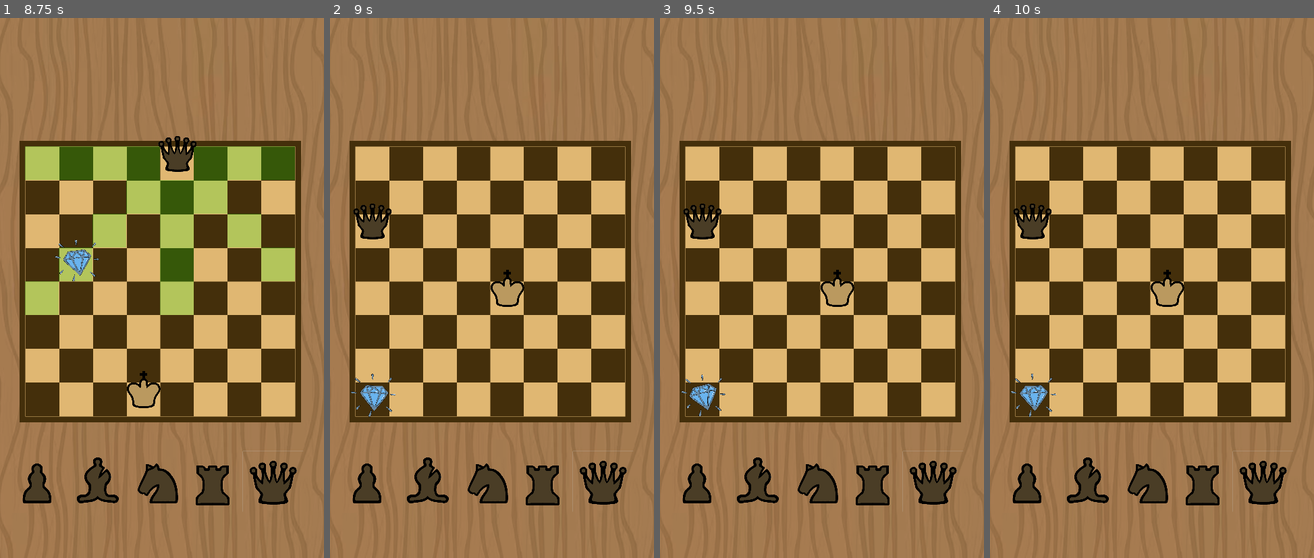
Above: before the commit, frames 1-4 (left to right).
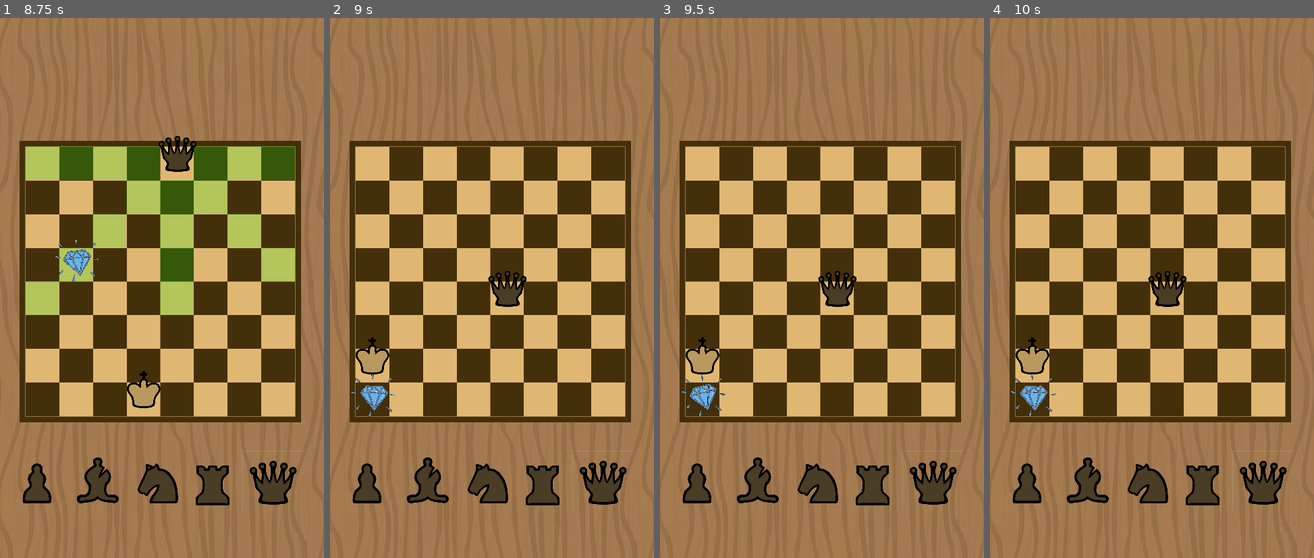
Above: after the commit, the same moments.

Repository: mljkvc/Blokejd-GameJam
Game: Godot game, scene res://scenes/Main.tscn
The game is run twice, just before and just after one commit, with the same random seed, the same clock (stepped at 60 frames per second) and the same inputs.
Inputs (mouse positions are in pixels of both pictures, inside the frame that each line leads up to):
- Up to frame 1 (8.75 s): click "Create Lobby" at 0.5 s; click "Join Lobby" at 1.25 s; click (84, 498) at 2 s; click (35, 482) at 2.75 s; click (97, 482) at 3.5 s; click (158, 482) at 4.25 s; click (213, 482) at 5 s; click (272, 482) at 5.75 s; move the mouse to (145, 396) at 6.52 s; hold W (move_up) 6.53-8.03 s; click (145, 396) at 6.67 s; move the mouse to (259, 369) at 7.27 s; move the mouse to (64, 207) at 8.02 s; hold A (move_left) from 8.03 s (still down)
- Up to frame 2 (9 s): keep holding A (move_left); tap Enter at 8.75 s; move the mouse to (508, 288) at 8.77 s; click (508, 288) at 8.92 s
- Up to frame 3 (9.5 s): keep holding A (move_left)
- Up to frame 4 (10 s): move the mouse to (1103, 153) at 9.52 s; release A (move_left) at 9.53 s; hold S (move_down) from 9.53 s (still down)

Frame 1 is identical in both runs. In frame 2, 1.3% of the frame differs, in the area x 7-61%, y 34-66%; in frame 3, 1.3%; in frame 4, 1.3%.
Error in both runs: Out of bounds get index '0' (on base: 'PackedStringArray') (res://scripts/main_menu.gd:17)

Commit message:
jebo te konj

Diff:
--- a/scripts/multiplayer.gd
+++ b/scripts/multiplayer.gd
@@ -106,7 +106,7 @@
 	var multiplier = 1
 	# Kin  pawn  Knight  Bishop  Rook Queen
 	# 1     2      3       4       5      6
-	if player_id == 0:
+	if player_id != 0:
 		multiplier *= -1
 	if piece_data.begins_with("q"):
 		board[x][y] = 6 * multiplier
